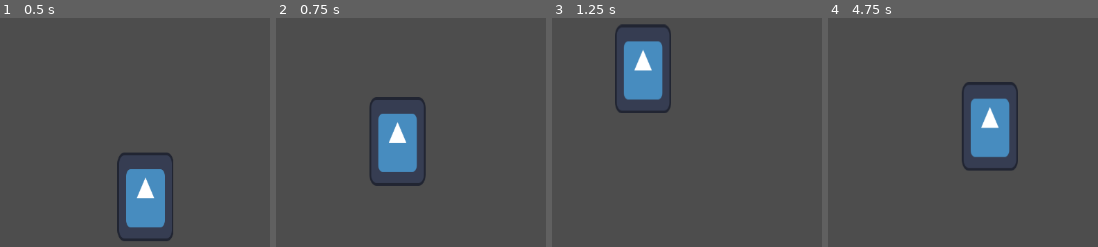
Above: before the commit, frames 1-4 (left to right).
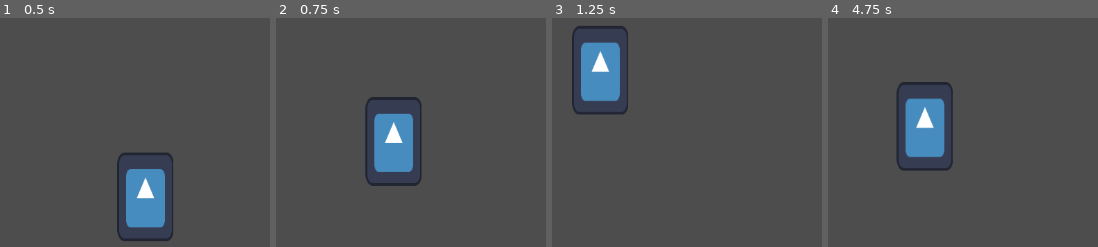
Above: after the commit, the same moments.

Repository: Andropas/Godot-wild-jam-60
Game: Godot game, scene res://main.tscn
Two runs of this game, one before a commit and one after it. Both use one fixed random seed, a clock stepped at 60 frames per second and the inputs below. The project has no main scene, so this scene is started directly. The engine's default icon, where the game draws it, is replaced by a stand-in: a white triangle on a blue panel in a dark square.
Inputs:
- Up to frame 1 (0.5 s): no input
- Up to frame 2 (0.75 s): tap Enter at 0.5 s; hold D (move_right) from 0.53 s (still down); hold Space (jump) from 0.53 s (still down)
- Up to frame 3 (1.25 s): keep holding D (move_right); keep holding Space (jump)
- Up to frame 4 (4.75 s): release Space (jump) at 1.28 s; tap Space (jump) at 1.35, 1.52, 1.82, 2.85, 3.02, 3.32, 4.35, 4.52 s; release D (move_right) at 2.03 s; hold A (move_left) 2.03-2.78 s; hold Space (jump) 2.03-2.78 s; hold D (move_right) 2.78-4.28 s; hold Space (jump) 3.53-4.28 s; hold A (move_left) from 4.28 s (still down)

Frame 1 is identical in both runs. In frame 2, 2.3% of the frame differs, in the area x 32-56%, y 34-74%; in frame 3, 8.9%; in frame 4, 9.7%, in the area x 25-71%, y 27-67%.

Commit message:
Added softer camera behavior

Diff:
--- a/scenes/player/player.gd
+++ b/scenes/player/player.gd
@@ -4,13 +4,16 @@
 const SPEED = 200.0
 const JUMP_VELOCITY = -400.0
 
-#signal changed_facing(x_value: int)
+signal changed_facing(x_value: int)
 
 # Get the gravity from the project settings to be synced with RigidBody nodes.
 var gravity = ProjectSettings.get_setting("physics/2d/default_gravity")
 @onready var jump_timer = $JumpTimer
 @onready var camera = $Camera2D
-#var camera_tween = Tween.new()
+
+const CAMERA_SPEED = 160
+
+signal new_camera_tween
 #var last_x_value = 1
 
 
@@ -24,20 +27,27 @@
 		jump_timer.start()
 	if Input.is_action_just_released("jump"):
 		jump_timer.stop()
-	if Input.is_action_pressed("jump") and jump_timer.time_left and not jump_timer.is_stopped():
+	if Input.is_action_pressed("jump") and not jump_timer.is_stopped():
 		velocity.y = JUMP_VELOCITY
 
 	# Get the input direction and handle the movement/deceleration.
 	# As good practice, you should replace UI actions with custom gameplay actions.
 	var direction = Input.get_axis("move_left", "move_right")
+	if sign(direction) != sign(velocity.x):
+		emit_signal("changed_facing", sign(direction))
 	if direction:
 		velocity.x = direction * SPEED
 	else:
 		velocity.x = move_toward(velocity.x, 0, SPEED)
-	camera.position.x = velocity.x
+	#camera.offset.x = velocity.x
 
 	move_and_slide()
 
+func call_kill(node, args):
+	node.kill()
 
-#func _on_changed_facing(x_value):
-#	pass # Replace with function body.
+func _on_changed_facing(x_value):
+	emit_signal("new_camera_tween")
+	var camera_tween = get_tree().create_tween().bind_node(self).set_trans(Tween.TRANS_LINEAR)
+	camera_tween.tween_property(camera, "offset", x_value*Vector2(CAMERA_SPEED, 0), 0.8*abs(x_value*CAMERA_SPEED - camera.offset.x)/CAMERA_SPEED)
+	connect("new_camera_tween", camera_tween.kill)
--- a/scenes/player/player.tscn
+++ b/scenes/player/player.tscn
@@ -24,6 +24,7 @@
 [node name="Camera2D" type="Camera2D" parent="."]
 limit_top = 0
 limit_bottom = 650
-position_smoothing_enabled = true
 position_smoothing_speed = 2.0
 editor_draw_limits = true
+
+[connection signal="changed_facing" from="." to="." method="_on_changed_facing"]
--- a/scenes/street/street.gd
+++ b/scenes/street/street.gd
@@ -1,6 +1,4 @@
 extends Node2D
-
-@export var speed = 60
 
 # Called when the node enters the scene tree for the first time.
 func _ready():
Binary file added: concept/city/0.jpg
Not shown, added: concept/city/0.jpg.import
Binary file added: concept/city/buildings.jpg
Not shown, added: concept/city/buildings.jpg.import
Binary file added: concept/combat/0.jpg
Not shown, added: concept/combat/0.jpg.import
Binary file added: concept/news/0.jpg
Not shown, added: concept/news/0.jpg.import
Not shown, added: concept/city/0.kra
Not shown, added: concept/city/buildings.jpg.kra
Not shown, added: concept/combat/0.jpg.kra
Not shown, added: concept/combat/0.jpg~
(and 1 more such lines)
